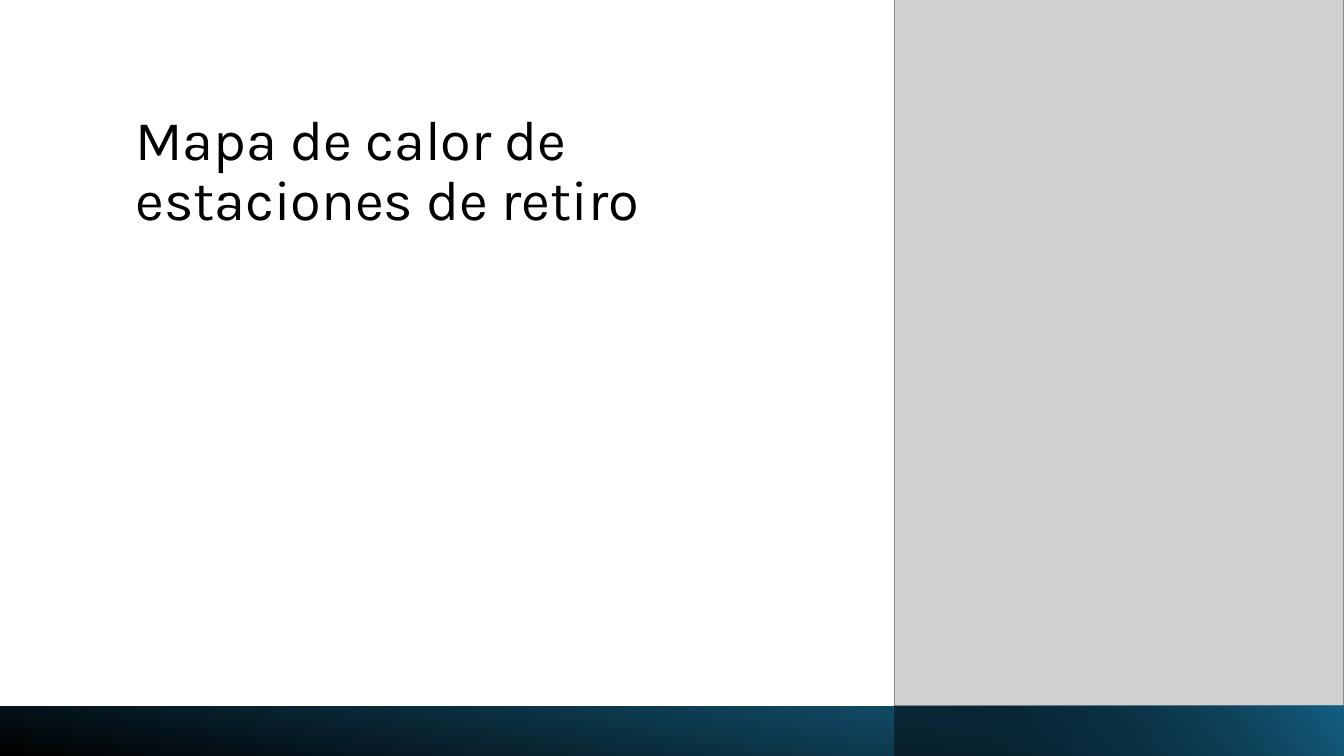
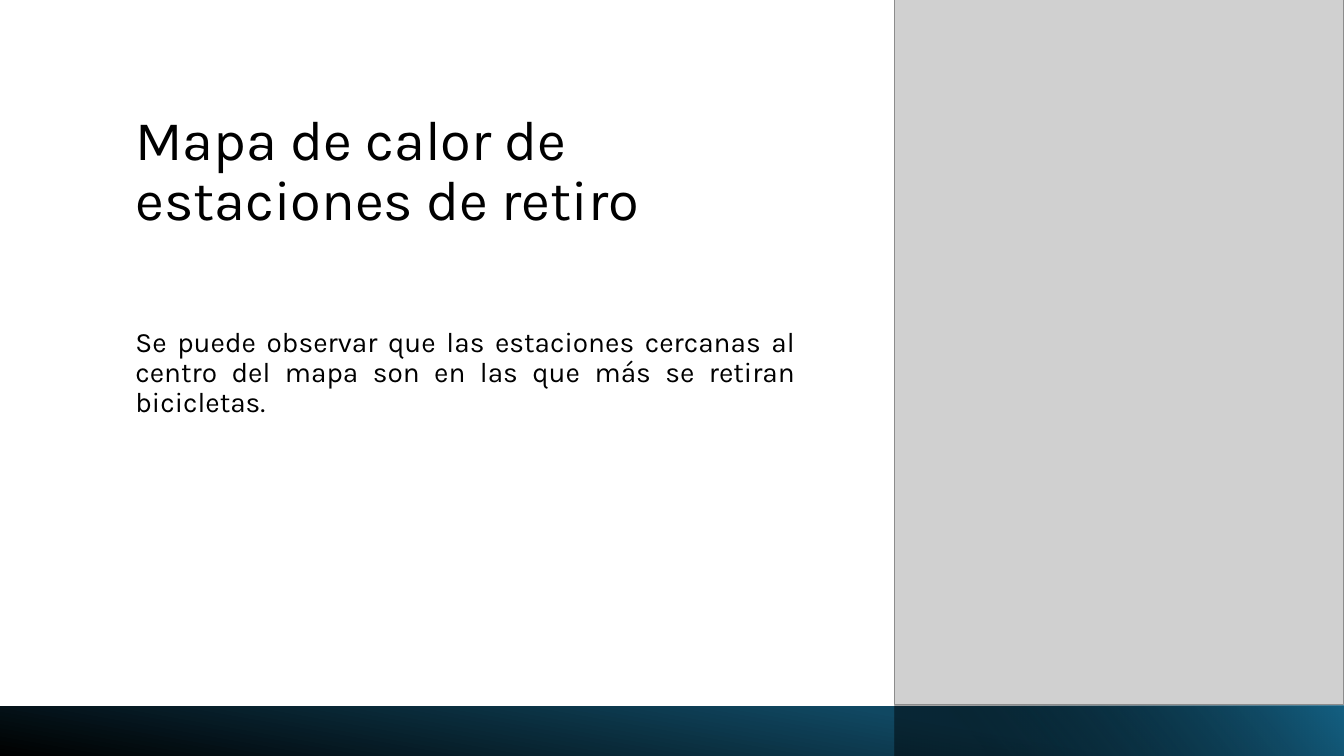
Before and after one commit to Ari-Castellanos/Proyecto-1-Seminario-2, a slide deck: slide 4 of Proyecto1_Seminario2.pptx. Drawn at 1344x756 pixels with LibreOffice and Linux fonts; fonts in the diff are those of the drawing; grey boxes stand for pictures. Boxes give left, top, right and bottom in pixels: in the first picture for what was removed or moved away, otherwise in the second. Text is boxed around its words. In the diff, an @@ line names an element or a change of style, - is before the commit and + after.

```diff
--- a/Proyecto1_Seminario2.pptx
+++ b/Proyecto1_Seminario2.pptx
@@ text added at (x1=135, y1=332, x2=795, y2=413), 20 pt, text #000000 @@
+Se puede observar que las estaciones cercanas al centro del mapa son en las que más se retiran bicicletas.
```
Also in this commit, not shown: 1 other slide changed, 4 slides added, 1 slide removed, 1 other file.
